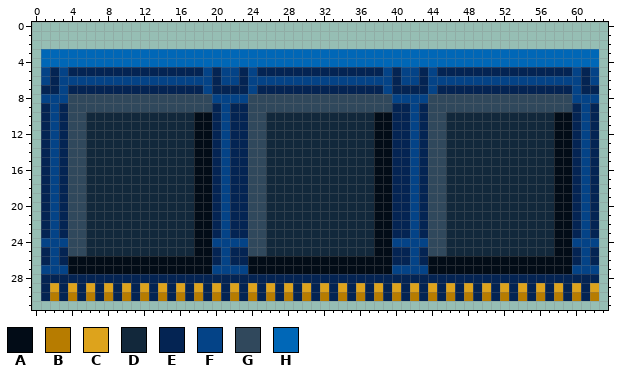
Pixel-art file -- assets/source/decor/ram.aseprite. Above, as it was before the edit.
64x32 pixels, 1 frame.
Palette (. is transparent): A #020c17  B #b77c00  C #dda31c  D #12283b  E #042453  F #044387  G #30485c  H #0067b7
Pixels before, first column x 1:
 3 HHHHHHHHHHHHHHHHHHHHHHHHHHHHHHHHHHHHHHHHHHHHHHHHHHHHHHHHHHHHHH
 4 HHHHHHHHHHHHHHHHHHHHHHHHHHHHHHHHHHHHHHHHHHHHHHHHHHHHHHHHHHHHHH
 5 FEFEEEEEEEEEEEEEEEFEFFEFEEEEEEEEEEEEEEFEFFEFEEEEEEEEEEEEEEEFEF
 6 FEFFFFFFFFFFFFFFFFFEFFEFFFFFFFFFFFFFFFFEFFEFFFFFFFFFFFFFFFFFEF
 7 EEFEEEEEEEEEEEEEEEFEEEEFEEEEEEEEEEEEEEFEEEEFEEEEEEEEEEEEEEEFEE
 8 FFFGGGGGGGGGGGGGGGGFFFFGGGGGGGGGGGGGGGGFFFFGGGGGGGGGGGGGGGGFFF
 9 EFEGGGGGGGGGGGGGGGGEFEEGGGGGGGGGGGGGGGGEEFEGGGGGGGGGGGGGGGGEFE
10 EFEGGDDDDDDDDDDDDAAEFEEGGDDDDDDDDDDDDAAEEFEGGDDDDDDDDDDDDAAEFE
11 EFEGGDDDDDDDDDDDDAAEFEEGGDDDDDDDDDDDDAAEEFEGGDDDDDDDDDDDDAAEFE
12 EFEGGDDDDDDDDDDDDAAEFEEGGDDDDDDDDDDDDAAEEFEGGDDDDDDDDDDDDAAEFE
13 EFEGGDDDDDDDDDDDDAAEFEEGGDDDDDDDDDDDDAAEEFEGGDDDDDDDDDDDDAAEFE
14 EFEGGDDDDDDDDDDDDAAEFEEGGDDDDDDDDDDDDAAEEFEGGDDDDDDDDDDDDAAEFE
15 EFEGGDDDDDDDDDDDDAAEFEEGGDDDDDDDDDDDDAAEEFEGGDDDDDDDDDDDDAAEFE
16 EFEGGDDDDDDDDDDDDAAEFEEGGDDDDDDDDDDDDAAEEFEGGDDDDDDDDDDDDAAEFE
17 EFEGGDDDDDDDDDDDDAAEFEEGGDDDDDDDDDDDDAAEEFEGGDDDDDDDDDDDDAAEFE
18 EFEGGDDDDDDDDDDDDAAEFEEGGDDDDDDDDDDDDAAEEFEGGDDDDDDDDDDDDAAEFE
19 EFEGGDDDDDDDDDDDDAAEFEEGGDDDDDDDDDDDDAAEEFEGGDDDDDDDDDDDDAAEFE
20 EFEGGDDDDDDDDDDDDAAEFEEGGDDDDDDDDDDDDAAEEFEGGDDDDDDDDDDDDAAEFE
21 EFEGGDDDDDDDDDDDDAAEFEEGGDDDDDDDDDDDDAAEEFEGGDDDDDDDDDDDDAAEFE
22 EFEGGDDDDDDDDDDDDAAEFEEGGDDDDDDDDDDDDAAEEFEGGDDDDDDDDDDDDAAEFE
23 EFEGGDDDDDDDDDDDDAAEFEEGGDDDDDDDDDDDDAAEEFEGGDDDDDDDDDDDDAAEFE
24 FFFGGDDDDDDDDDDDDAAFFFFGGDDDDDDDDDDDDAAFFFFGGDDDDDDDDDDDDAAFFF
25 EFEGGDDDDDDDDDDDDAAEFEEGGDDDDDDDDDDDDAAEEFEGGDDDDDDDDDDDDAAEFE
26 EFEAAAAAAAAAAAAAAAAEFEEAAAAAAAAAAAAAAAAEEFEAAAAAAAAAAAAAAAAEFE
27 FFFAAAAAAAAAAAAAAAAFFFFAAAAAAAAAAAAAAAAFFFFAAAAAAAAAAAAAAAAFFF
28 EEEEEEEEEEEEEEEEEEEEEEEEEEEEEEEEEEEEEEEEEEEEEEEEEEEEEEEEEEEEEE
29 ECECECECECECECECECECECECECECECECECECECECECECECECECECECECECECEC
30 EBEBEBEBEBEBEBEBEBEBEBEBEBEBEBEBEBEBEBEBEBEBEBEBEBEBEBEBEBEBEB
And afterwards:
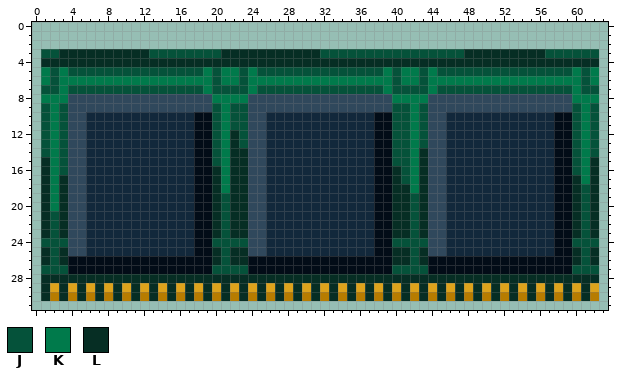
Colours new in this view: J #05523a  K #007a4b  L #062e24
Difference:
y 3: x 1..62 HHHHHHHHHHHHHHHHHHHHHHHHHHHHHHHHHHHHHHHHHHHHHHHHHHHHHHHHHHHHHH -> JJLLLLLLLLLLJJJJJJJJLLLLLLLLLLLJJJJJJJJJJJJJJJJLLLLLLLLLJJJJJJ
y 4: x 1..62 HHHHHHHHHHHHHHHHHHHHHHHHHHHHHHHHHHHHHHHHHHHHHHHHHHHHHHHHHHHHHH -> LLLLLLLLLLLLLLLLLLLLLLLLLLLLLLLLLLLLLLLLLLLLLLLLLLLLLLLLLLLLLL
y 5: x 1..62 FEFEEEEEEEEEEEEEEEFEFFEFEEEEEEEEEEEEEEFEFFEFEEEEEEEEEEEEEEEFEF -> KJKJJJJJJJJJJJJJJJKJKKJKJJJJJJJJJJJJJJKJKKJKJJJJJJJJJJJJJJJKJK
y 6: x 1..62 FEFFFFFFFFFFFFFFFFFEFFEFFFFFFFFFFFFFFFFEFFEFFFFFFFFFFFFFFFFFEF -> KJKKKKKKKKKKKKKKKKKJKKJKKKKKKKKKKKKKKKKJKKJKKKKKKKKKKKKKKKKKJK
y 7: x 1..62 EEFEEEEEEEEEEEEEEEFEEEEFEEEEEEEEEEEEEEFEEEEFEEEEEEEEEEEEEEEFEE -> JJKJJJJJJJJJJJJJJJKJJJJKJJJJJJJJJJJJJJKJJJJKJJJJJJJJJJJJJJJKJJ
y 8: x 1..3 FFF -> KKK; x 20..23 FFFF -> KKKK; x 40..43 FFFF -> KKKK; x 60..62 FFF -> KKK
y 9..11: x 1..3 EFE -> JKJ; x 20..23 EFEE -> JKJJ; x 40..43 EEFE -> JJKJ; x 60..62 EFE -> JKJ
y 12..13: x 1..3 EFE -> JKJ; x 20..23 EFEE -> JKLJ; x 40..43 EEFE -> JJKJ; x 60..62 EFE -> JKJ
y 14: x 1..3 EFE -> JKJ; x 20..23 EFEE -> JKLL; x 40..43 EEFE -> JJKL; x 60..62 EFE -> JKJ
y 15: x 1..3 EFE -> LKJ; x 20..23 EFEE -> JKLL; x 40..43 EEFE -> JJKL; x 60..62 EFE -> JKL
y 16: x 1..3 EFE -> LKJ; x 20..23 EFEE -> LKLL; x 40..43 EEFE -> LJKL; x 60..62 EFE -> JKL
y 17: x 1..3 EFE -> LKL; x 20..23 EFEE -> LKLL; x 40..43 EEFE -> LJKL; x 60..62 EFE -> LKL
y 18: x 1..3 EFE -> LKL; x 20..23 EFEE -> LKLL; x 40..43 EEFE -> LLKL; x 60..62 EFE -> LJL
y 19..20: x 1..3 EFE -> LKL; x 20..23 EFEE -> LJLL; x 40..43 EEFE -> LLJL; x 60..62 EFE -> LJL
y 21..23: x 1..3 EFE -> LJL; x 20..23 EFEE -> LJLL; x 40..43 EEFE -> LLJL; x 60..62 EFE -> LJL
y 24: x 1..3 FFF -> JJJ; x 20..23 FFFF -> JJJJ; x 40..43 FFFF -> JJJJ; x 60..62 FFF -> JJJ
y 25..26: x 1..3 EFE -> LJL; x 20..23 EFEE -> LJLL; x 40..43 EEFE -> LLJL; x 60..62 EFE -> LJL
y 27: x 1..3 FFF -> JJJ; x 20..23 FFFF -> JJJJ; x 40..43 FFFF -> JJJJ; x 60..62 FFF -> JJJ
y 28: x 1..62 EEEEEEEEEEEEEEEEEEEEEEEEEEEEEEEEEEEEEEEEEEEEEEEEEEEEEEEEEEEEEE -> LLLLLLLLLLLLLLLLLLLLLLLLLLLLLLLLLLLLLLLLLLLLLLLLLLLLLLLLLLLLLL
y 29..30: x 1 E -> L; x 3 E -> L; x 5 E -> L; x 7 E -> L; x 9 E -> L; x 11 E -> L; x 13 E -> L; x 15 E -> L; x 17 E -> L; x 19 E -> L; x 21 E -> L; x 23 E -> L; x 25 E -> L; x 27 E -> L; x 29 E -> L; x 31 E -> L; x 33 E -> L; x 35 E -> L; x 37 E -> L; x 39 E -> L; x 41 E -> L; x 43 E -> L; x 45 E -> L; x 47 E -> L; x 49 E -> L; x 51 E -> L; x 53 E -> L; x 55 E -> L; x 57 E -> L; x 59 E -> L; x 61 E -> L
